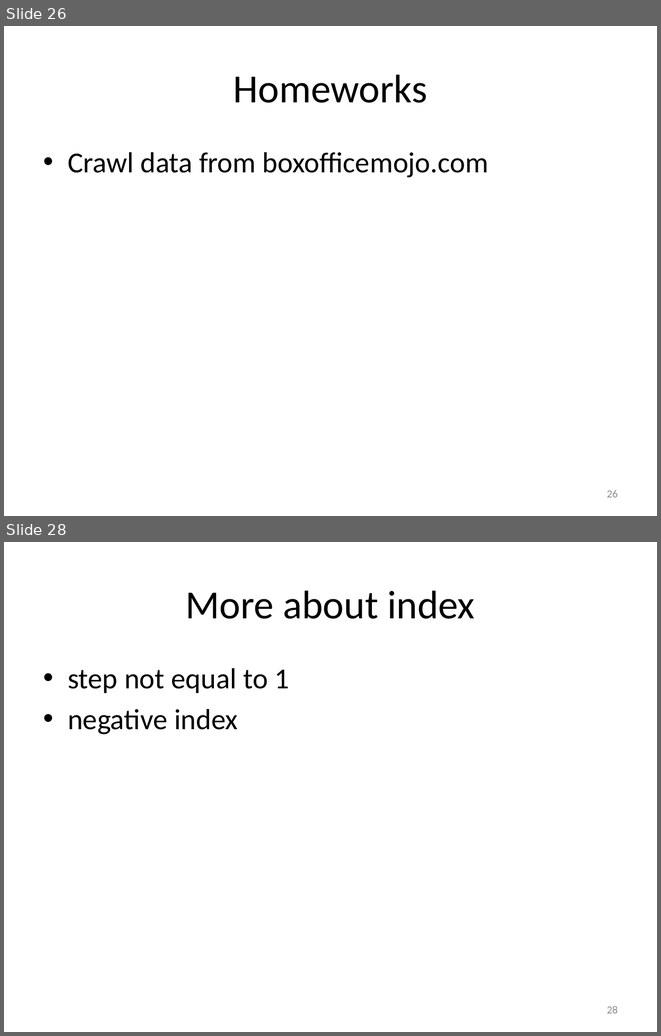
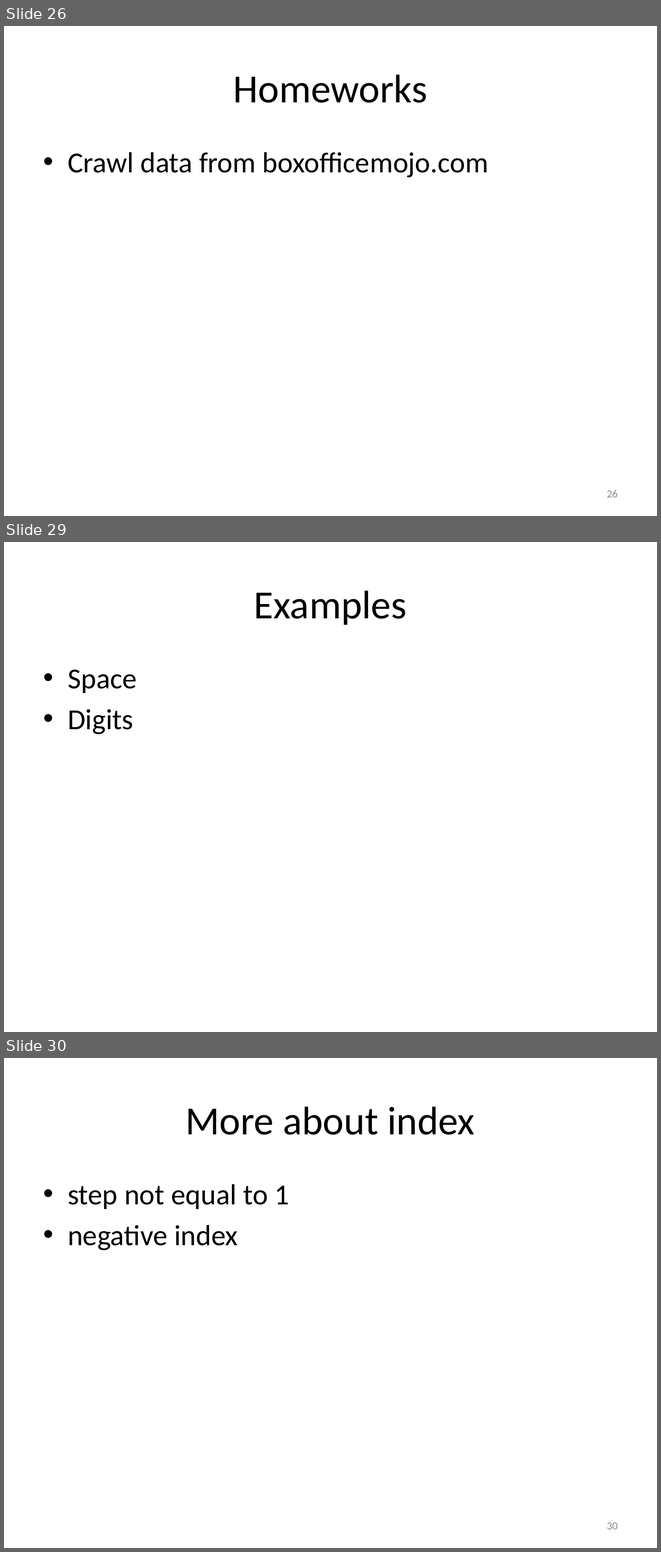
Before and after one commit to cniedotus/Python_scrape, a slide deck: Python Tutorial.pptx. Shown one above the other, each under a label of ours: slides 26 and 28 before the commit, slides 26, 29 and 30 after it; the slides between them are not shown. The pictures are 661x1036 and 661x1552 pixels, drawn with LibreOffice and Linux fonts; fonts in the diff are those of the drawing. Boxes give left, top, right and bottom in pixels: in the first picture for what was removed or moved away, otherwise in the second. Text is boxed around its words. In the diff, an @@ line names an element or a change of style, - is before the commit and + after.

```diff
--- a/Python Tutorial.pptx
+++ b/Python Tutorial.pptx
@@ slide 29 added at bbox=[4, 542, 657, 1032], background #FFFFFF @@
@@ title added at bbox=[254, 590, 407, 625], 44 pt, text #000000 @@
+Examples
@@ text added at bbox=[68, 669, 136, 734], 32 pt, text #000000 @@
+• Space
+• Digits
@@ what was slide 28 is now slide 30 @@
@@ page number at bbox=[607, 1522, 618, 1529]: text changed @@
-28
+30
```
Also in this commit, not shown: 3 slides changed, 2 other slides added, 1 slide removed, 6 other files.
